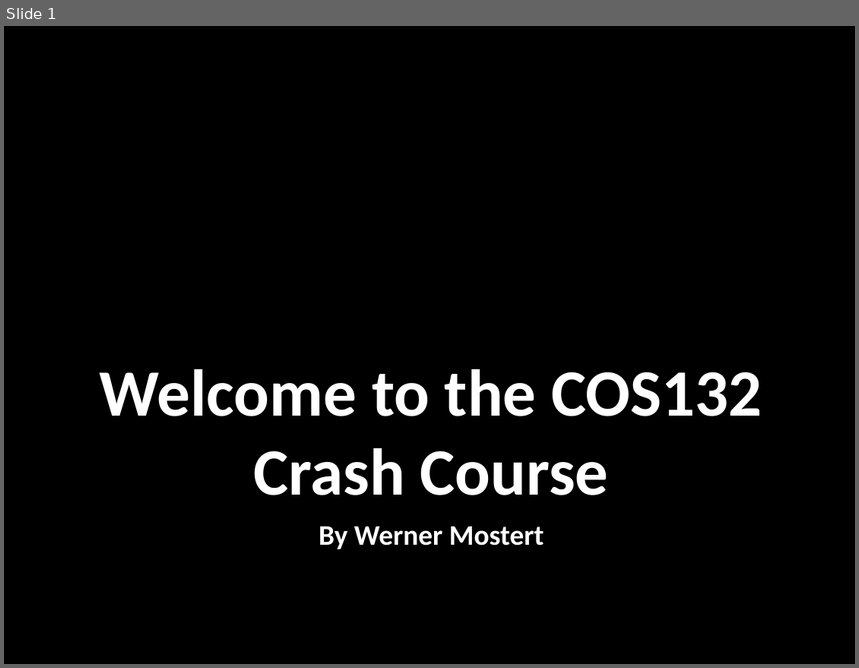
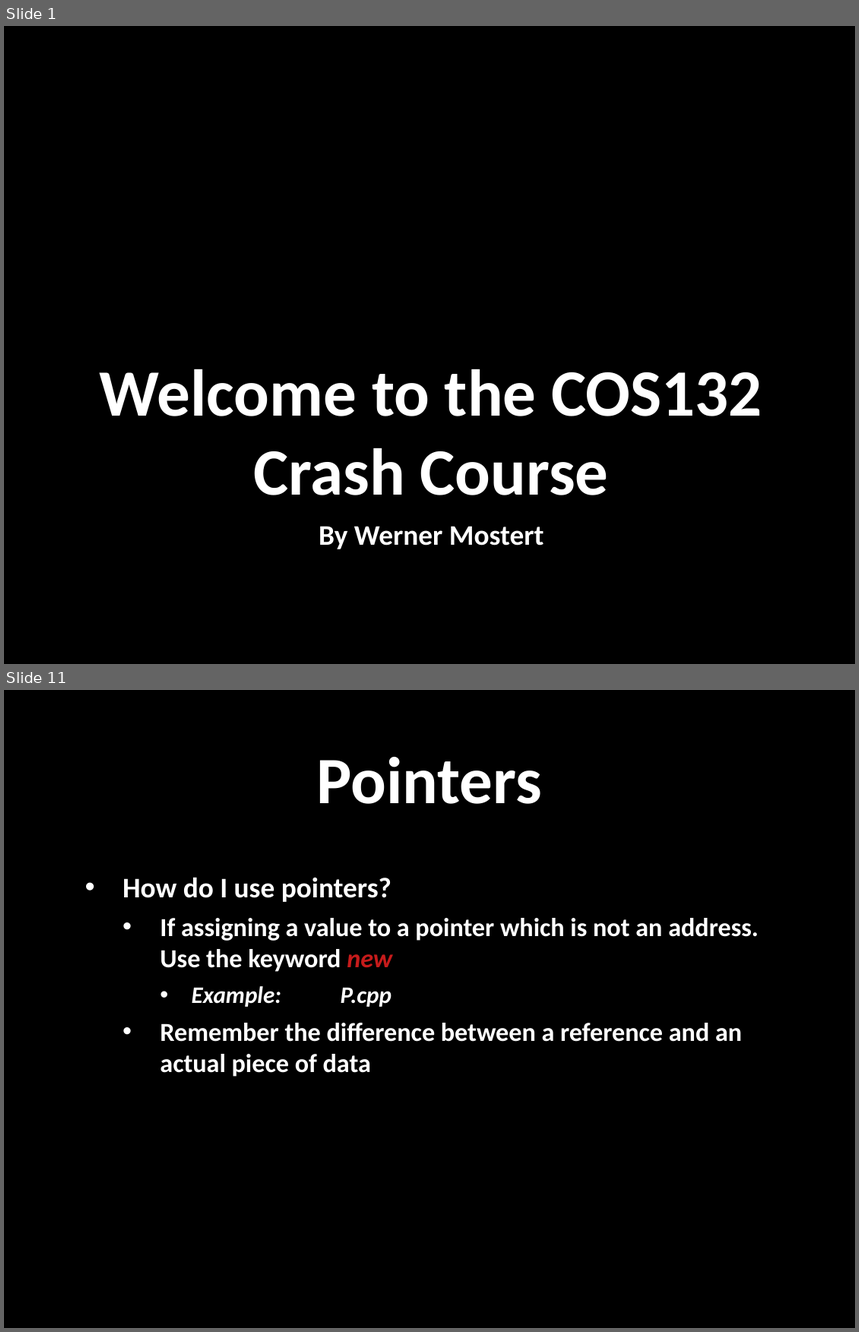
Before and after one commit to WMostert1/COS132-Crash-Course, a slide deck: Crash Course Slides.pptx. Shown one above the other, each under a label of ours: slide 1 before the commit, slides 1 and 11 after it; the slides between them are not shown. The pictures are 859x668 and 859x1332 pixels, drawn with LibreOffice and Linux fonts; fonts in the diff are those of the drawing; background and template pictures are left out. Boxes give left, top, right and bottom in pixels: in the first picture for what was removed or moved away, otherwise in the second. Text is boxed around its words. In the diff, an @@ line names an element or a change of style, - is before the commit and + after.

```diff
--- a/Crash Course Slides.pptx
+++ b/Crash Course Slides.pptx
@@ slide 11 added at (x1=4, y1=690, x2=855, y2=1328), background picture (left out) @@
@@ title added at (x1=316, y1=757, x2=542, y2=804), 56 pt, text #FFFFFF, bold @@
+Pointers
@@ text added at (x1=123, y1=877, x2=759, y2=1077), 22 pt, text #FFFFFF, bold @@
+• How do I use pointers?
+  • If assigning a value to a pointer which is not an address. Use the keyword new
+    • Example: P.cpp
+  • Remember the difference between a reference and an actual piece of data
```
Also in this commit, not shown: 1 slide changed, 30 other slides added, 19 other files.
